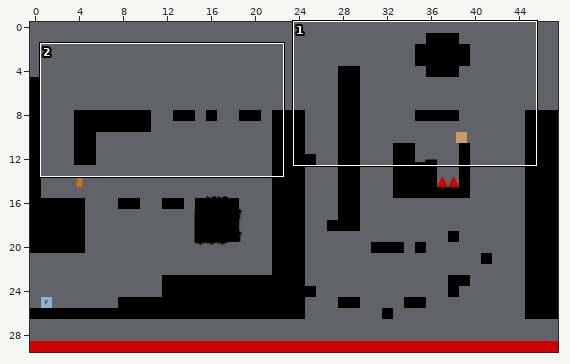
Two states of a Tiled map, maps/level_01.tmx. Above, an overview of the earlier version with the close-up marked.
Close-up. Earlier state:
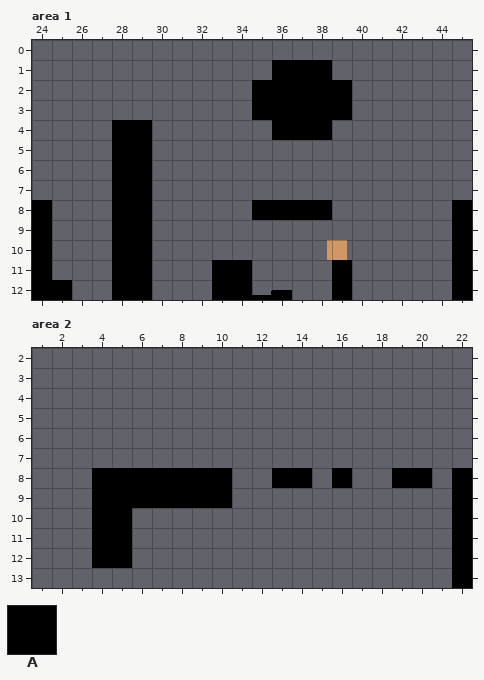
Cells are 64x64 px. Shown: area 1 x 24..45, y 0..12; area 2 x 1..22, y 2..13. The commit also changed other parts of the map, which this record leaves out.
Key: from "tileset": A 78.
_ is an empty cell.
Layers that did not change in this view are not listed.
Layer "layer_platforms" before, area 1, first column x 24:
 0 ______________________
 1 ____________AAA_______
 2 ___________AAAAA______
 3 ___________AAAAA______
 4 ____AA______AAA_______
 5 ____AA________________
 6 ____AA________________
 7 ____AA________________
 8 A___AA_____AAAA______A
 9 A___AA_______________A
10 A___AA_______________A
11 A___AA___AA____A_____A
12 AA__AA___AA____A_____A
Layer "layer_platforms" before, area 2, first column x 1:
 2 ______________________
 3 ______________________
 4 ______________________
 5 ______________________
 6 ______________________
 7 ______________________
 8 ___AAAAAAA__AA_A__AA_A
 9 ___AAAAAAA___________A
10 ___AA________________A
11 ___AA________________A
12 ___AA________________A
13 _____________________A
Once edited:
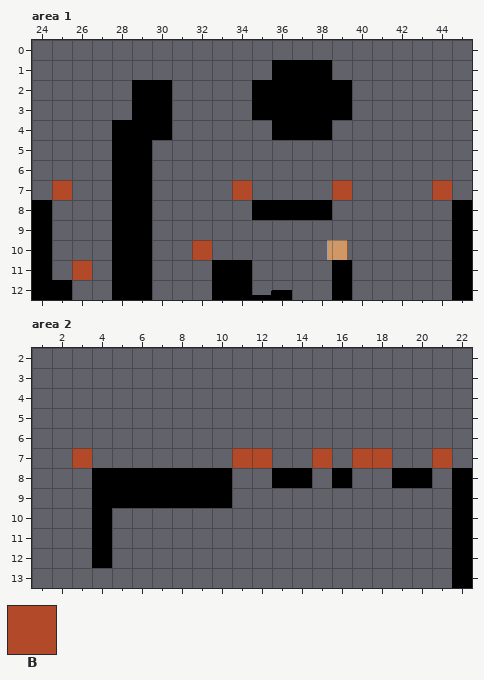
Further tiles: from "tileset": B 81.
Tiles of an added or newly shown layer are drawn over the layers below it.
From old to new:
Layer "layer_limits" (now shown), area 1:
y 7: x 25 _ -> B; x 34 _ -> B; x 39 _ -> B; x 44 _ -> B
y 10: x 32 _ -> B
y 11: x 26 _ -> B
Layer "layer_platforms", area 1:
y 2..3: x 29..30 __ -> AA
y 4: x 30 _ -> A
Layer "layer_limits" (now shown), area 2:
y 7: x 3 _ -> B; x 11..12 __ -> BB; x 15 _ -> B; x 17..18 __ -> BB; x 21 _ -> B
Layer "layer_platforms", area 2:
y 10..12: x 5 A -> _
